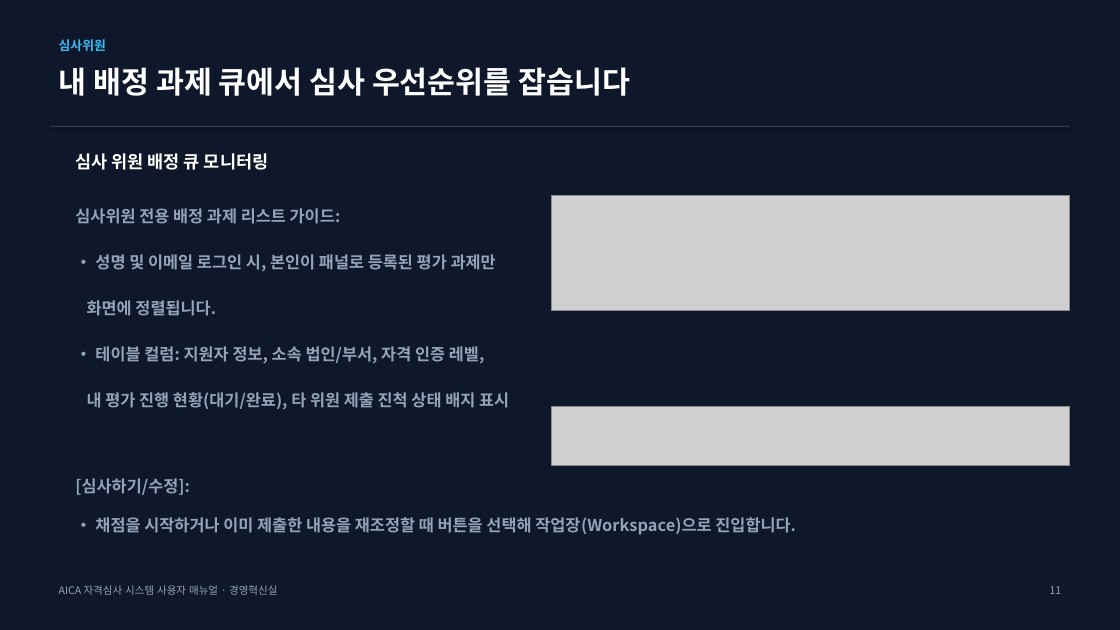
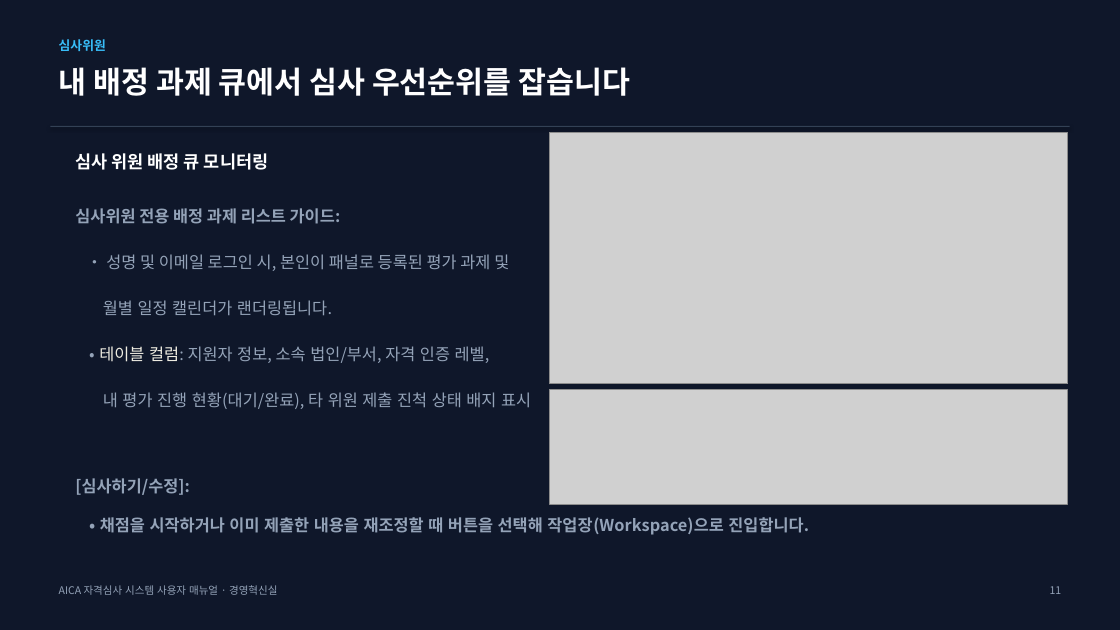
Before and after one commit to teckyun73/AICA_COMPETENCY, a slide deck: slide 11 of AICA_System_User_Manual_dwlee.pptx. Drawn at 1120x630 pixels with LibreOffice and Linux fonts; fonts in the diff are those of the drawing; grey boxes stand for pictures. Boxes give left, top, right and bottom in pixels: in the first picture for what was removed or moved away, otherwise in the second. Text is boxed around its words. In the diff, an @@ line names an element or a change of style, - is before the commit and + after.

```diff
--- a/AICA_System_User_Manual_dwlee.pptx
+++ b/AICA_System_User_Manual_dwlee.pptx
@@ picture added at [549, 133, 1068, 384] @@
@@ text at [103, 254, 509, 316]: text changed; bold off @@
-• 성명 및 이메일 로그인 시, 본인이 패널로 등록된 평가 과제만
-화면에 정렬됩니다.
+• 성명 및 이메일 로그인 시, 본인이 패널로 등록된 평가 과제 및
+월별 일정 캘린더가 랜더링됩니다.
@@ text at [99, 346, 531, 409]: text colour #94A3B8 to #EEECE1 in "테이블 컬럼:"; bold off in "• 테이블 컬럼: 지원자 정보, 소속 법인/부서, ...", "내 평가 진행 현황(대기/완료), 타 위원 제출 ..." @@
@@ picture: place and size @@
-picture at [551, 196, 1070, 310]
+picture at [549, 390, 1068, 504]
@@ picture removed at [551, 407, 1070, 465] @@
```
Also in this commit, not shown: 14 other slides changed, 3 other files.
